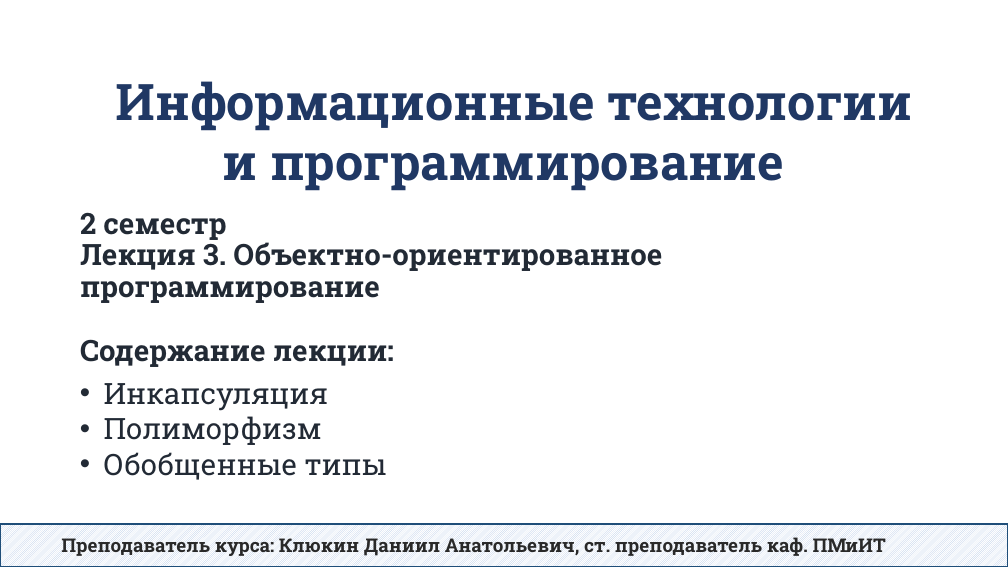
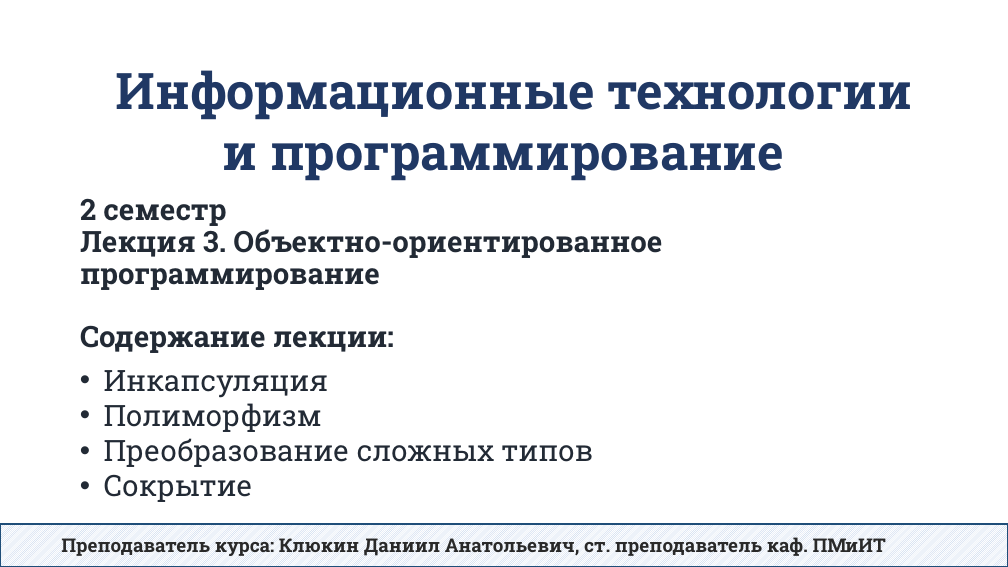
Before and after one commit to DaniilKlyukin/ITiP-2, a slide deck: slide 1 of Лекции/ИТиП 2 лек 3.pptx. Drawn at 1008x567 pixels with LibreOffice and Linux fonts; fonts in the diff are those of the drawing. Boxes give left, top, right and bottom in pixels: in the first picture for what was removed or moved away, otherwise in the second. Text is boxed around its words. In the diff, an @@ line names an element or a change of style, - is before the commit and + after.

```diff
--- a/Лекции/ИТиП 2 лек 3.pptx
+++ b/Лекции/ИТиП 2 лек 3.pptx
@@ text "Информационные технологии и программирование": place and size @@
-text "Информационные технологии и программирование" at [116, 81, 912, 191]
+text "Информационные технологии и программирование" at [116, 70, 912, 181]
@@ title "2 семестр Лекция 3. Объектно-ориентированное ...": place and size @@
-title "2 семестр Лекция 3. Объектно-ориентированное ..." at [80, 212, 662, 367]
+title "2 семестр Лекция 3. Объектно-ориентированное ..." at [80, 198, 662, 353]
@@ text "Инкапсуляция": place and size @@
-text "Инкапсуляция" at [104, 383, 387, 480]
+text "Инкапсуляция" at [104, 370, 593, 502]
@@ text at [104, 438, 593, 502]: text changed @@
-• Обобщенные типы
+• Преобразование сложных типов
+• Сокрытие
```
Also in this commit, not shown: 9 other slides changed, 54 slides added, 12 slides removed, 3 other files.
